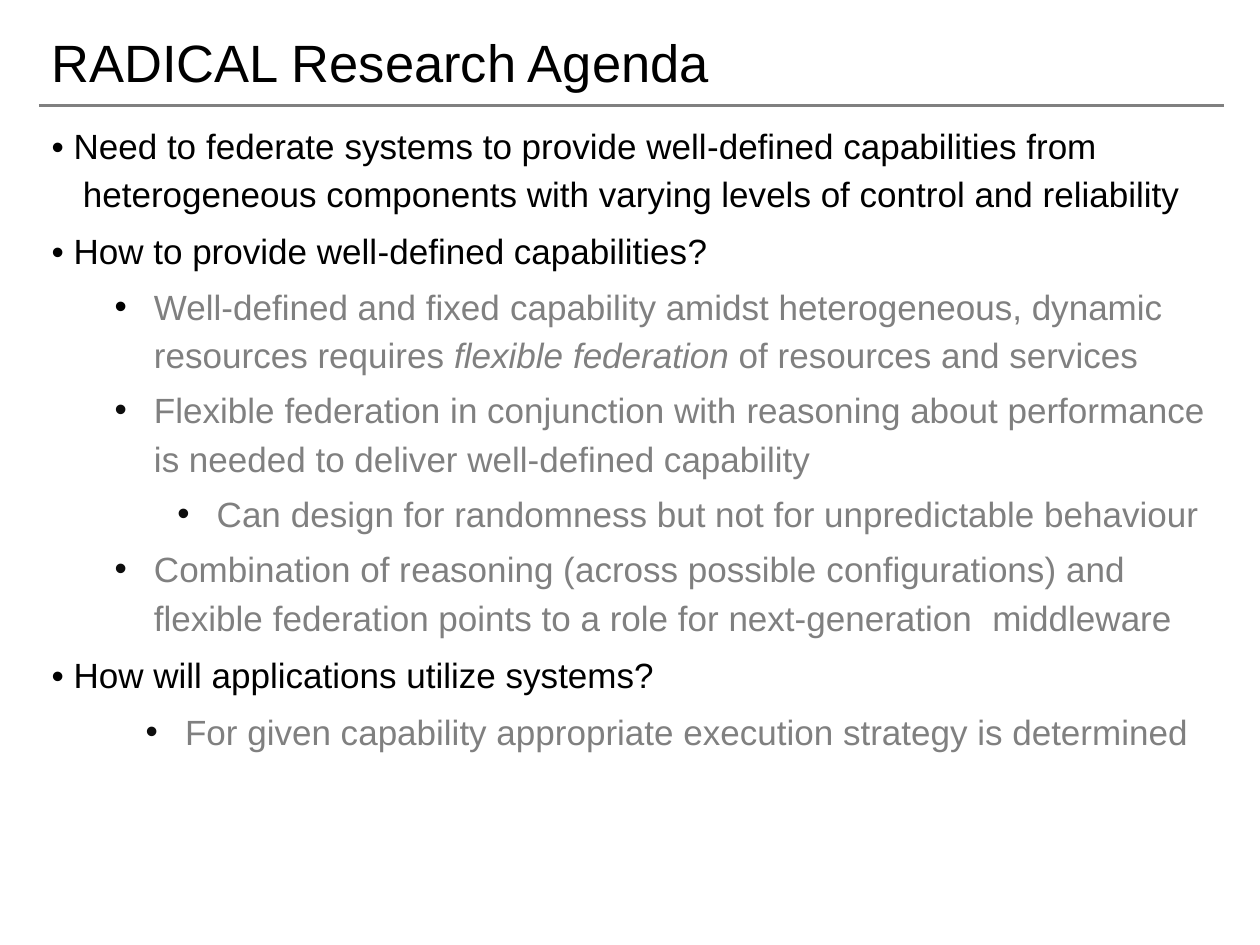
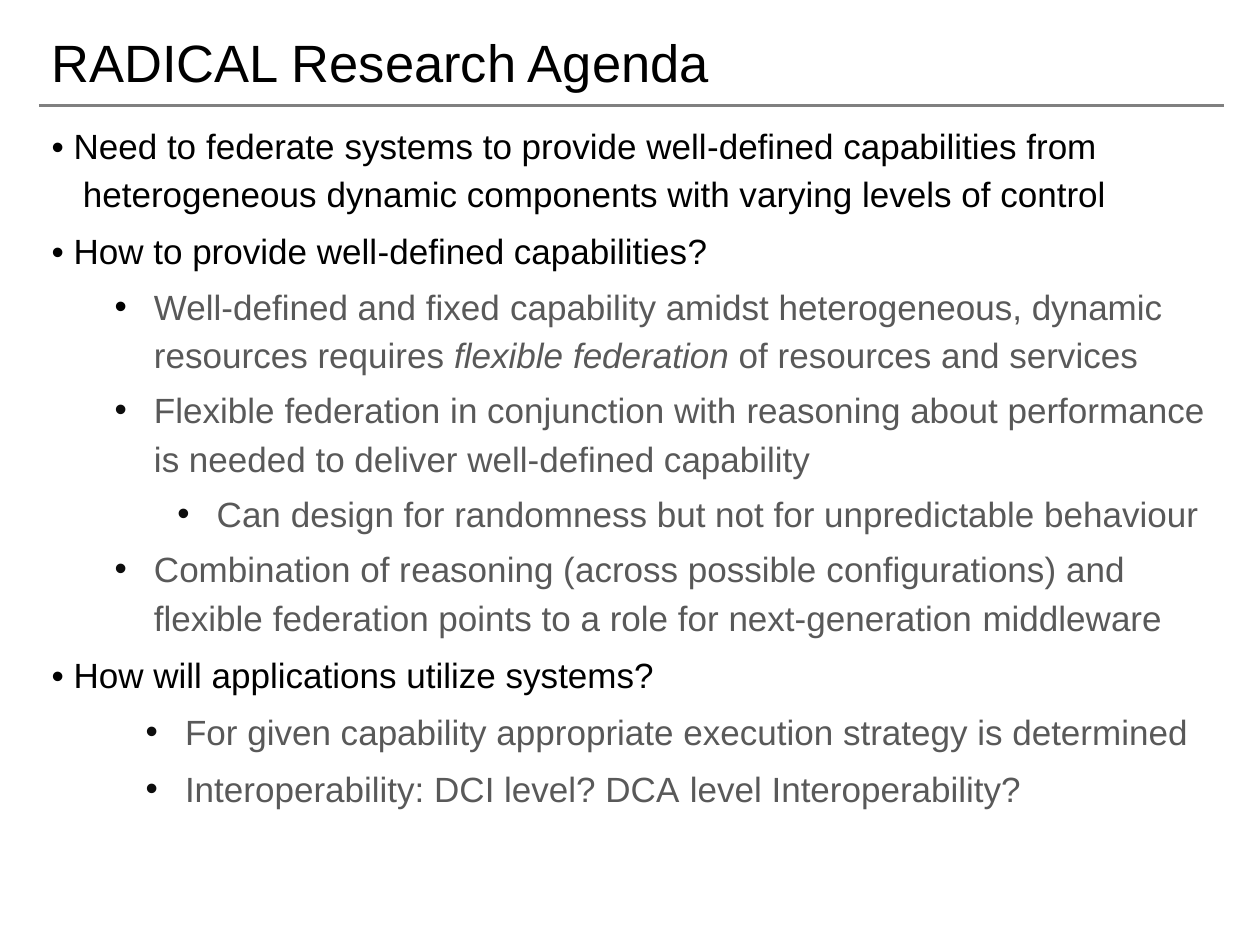
Before and after one commit to saga-project/presentations, a slide deck: slide 11 of radical-magic.pptx. Drawn at 1260x945 pixels with LibreOffice and Linux fonts; fonts in the diff are those of the drawing; background and template pictures are left out. Boxes give left, top, right and bottom in pixels: in the first picture for what was removed or moved away, otherwise in the second. Text is boxed around its words. In the diff, an @@ line names an element or a change of style, - is before the commit and + after.

```diff
--- a/radical-magic.pptx
+++ b/radical-magic.pptx
@@ text at (74,133,1105,214): text changed @@
-• Need to federate systems to provide well-defined capabilities from heterogeneous components with varying levels of control and reliability
+• Need to federate systems to provide well-defined capabilities from heterogeneous dynamic components with varying levels of control
@@ text at (154,294,1205,751): text colour #808080 to #595959 in "Well-defined and fixed capability amidst heterogeneous, dyna ...", "Flexible federation in conjunction with reasoning about ...", "Can design for randomness but not for ...", "Combination of reasoning (across possible configurations) an ..." and 1 more places @@
@@ text at (185,776,1021,809): paragraph added @@
+  • Interoperability: DCI level? DCA level Interoperability?
```
Also in this commit, not shown: 13 other slides changed, 1 slide added.
